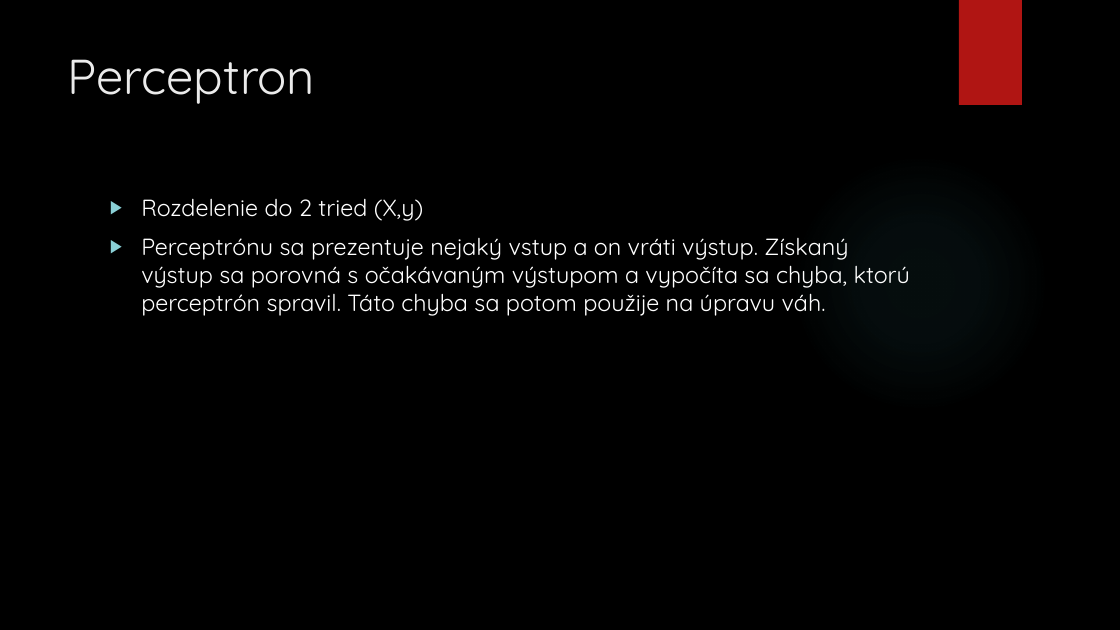
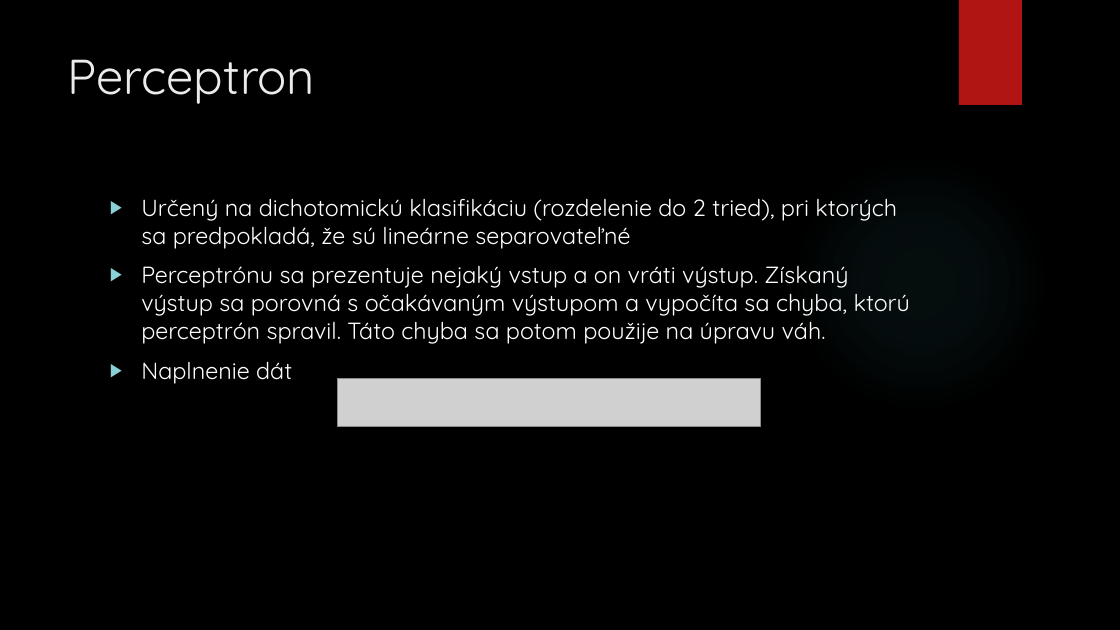
Before and after one commit to georgeob/Centes_NS2020, a slide deck: slide 6 of projekt_Centes.pptx (slide 3 before the commit). Drawn at 1120x630 pixels with LibreOffice and Linux fonts; fonts in the diff are those of the drawing; grey boxes stand for pictures; background and template pictures are left out. Boxes give left, top, right and bottom in pixels: in the first picture for what was removed or moved away, otherwise in the second. Text is boxed around its words. In the diff, an @@ line names an element or a change of style, - is before the commit and + after.

```diff
--- a/projekt_Centes.pptx
+++ b/projekt_Centes.pptx
@@ text at <box>141,198,897,249</box>: text changed @@
-▶ Rozdelenie do 2 tried (X,y)
+▶ Určený na dichotomickú klasifikáciu (rozdelenie do 2 tried), pri ktorých sa predpokladá, že sú lineárne separovateľné
@@ text at <box>141,361,292,384</box>: paragraph added @@
+▶ Naplnenie dát
@@ picture added at <box>337,379,760,426</box> @@
```
Also in this commit, not shown: 3 other slides changed, 6 slides added, 2 slides removed.
